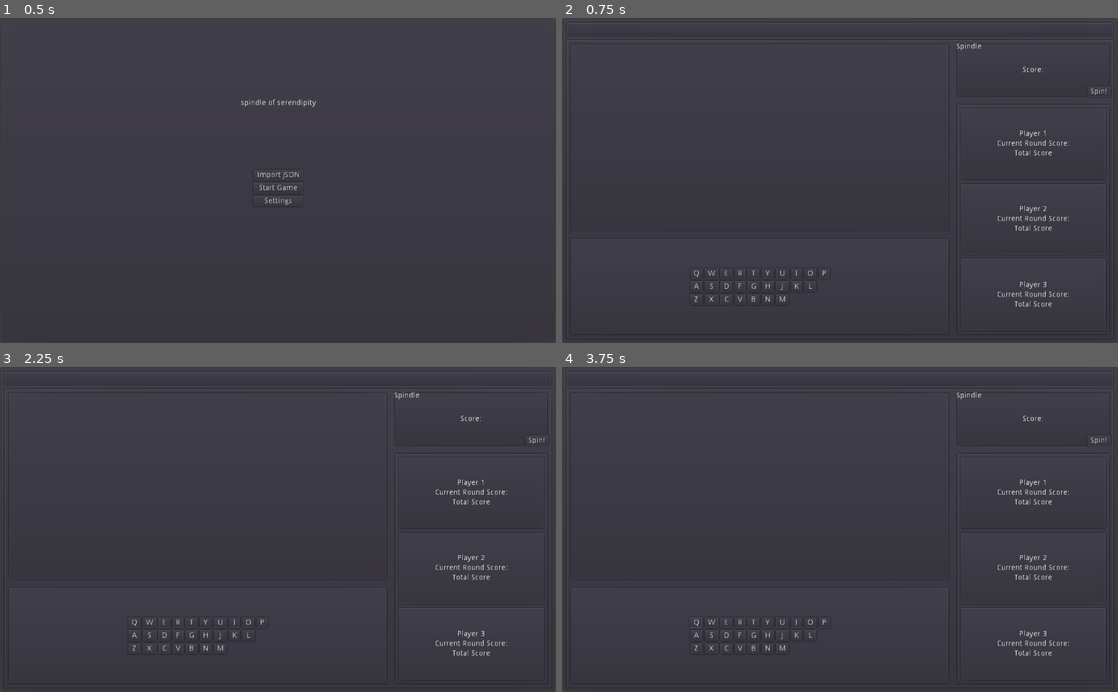
Above: before the commit, frames 1-4 (two rows, left to right).
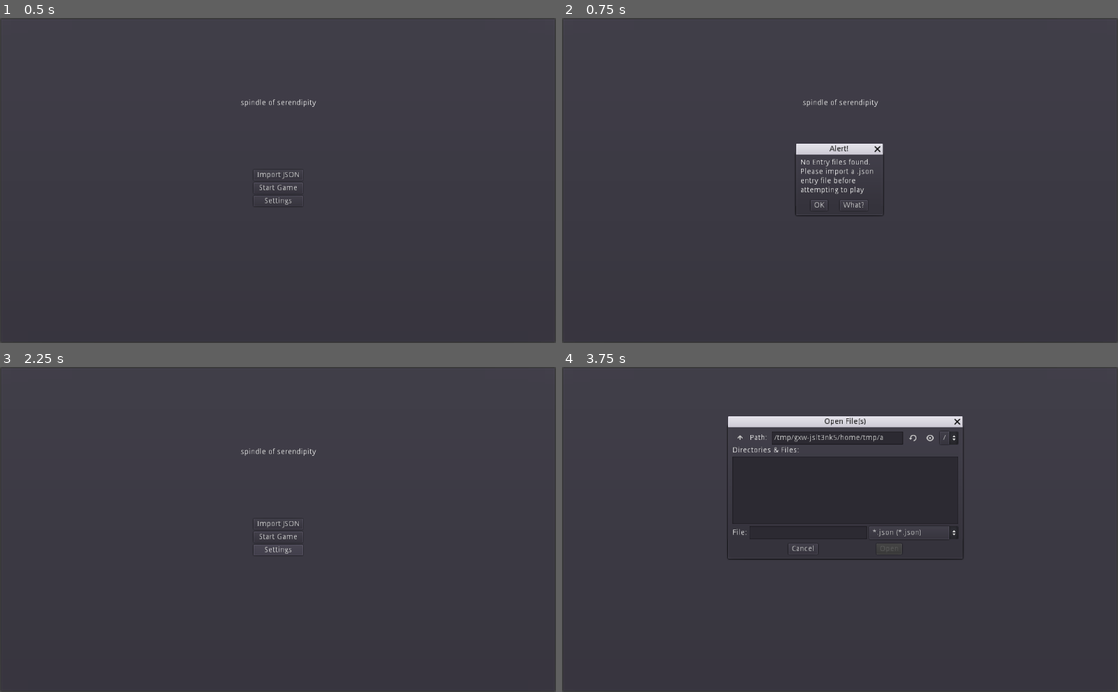
Above: after the commit, the same moments.

Repository: zacryol/spindle-of-serendipity
Game: Godot game, scene res://game/menus/MainMenu.tscn
The game is run twice, just before and just after one commit, with the same random seed, the same clock (stepped at 60 frames per second) and the same inputs.
Inputs (mouse positions are in pixels of both pictures, inside the frame that each line leads up to):
- Up to frame 1 (0.5 s): no input
- Up to frame 2 (0.75 s): click "Start Game" at 0.5 s
- Up to frame 3 (2.25 s): click (278, 536) at 1.25 s, where only the run after the commit has a clickable "Start Game"; click (255, 555) at 2 s, where only the run after the commit has a clickable "OK"
- Up to frame 4 (3.75 s): click (695, 623) at 2.75 s, where only the run before the commit has a clickable "Q"; click (840, 523) at 3.5 s, where only the run after the commit has a clickable "Import JSON"

Frame 1 is identical in both runs. In frame 2, 2.0% of the frame differs, in the area x 23-99%, y 7-89%; in frame 3, 1.2%; in frame 4, 3.4%.
Error before the commit: Division By Zero in operator '%'. (res://system/singletons/EntryManager.gd:20)

Commit message:
Game checks if no entries are found

Diff:
--- a/game/menus/MainMenu.gd
+++ b/game/menus/MainMenu.gd
@@ -1,7 +1,7 @@
 extends Control
 
 func _ready():
-	pass
+	$AcceptDialog.add_button("What?", true, "files")
 
 func _on_ImportButton_pressed():
 	$FileDialog.current_dir = "res://"
@@ -26,8 +26,16 @@
 
 
 func _on_StartButton_pressed():
-	get_tree().change_scene("res://game/GamePanel.tscn")
+	if EntryManager.entries.size() == 0:
+		$AcceptDialog.show()
+	else:
+		get_tree().change_scene("res://game/GamePanel.tscn")
 
 
 func _on_Settings_pressed():
 	get_tree().change_scene("res://game/menus/settings/Settings.tscn")
+
+
+func _on_AcceptDialog_custom_action(action):
+	if action == "files":
+		OS.shell_open("https://gitlab.com/zacryol/spindle-of-serendipity/-/wikis/entries")
--- a/game/menus/MainMenu.tscn
+++ b/game/menus/MainMenu.tscn
@@ -72,7 +72,18 @@
 __meta__ = {
 "_edit_use_anchors_": false
 }
+
+[node name="AcceptDialog" type="AcceptDialog" parent="."]
+visible = true
+margin_left = 430.586
+margin_top = 251.797
+margin_right = 590.586
+margin_bottom = 363.797
+dialog_text = "No Entry files found.
+Please import a .json entry file before attempting to play"
+dialog_autowrap = true
 [connection signal="pressed" from="VBoxContainer/ImportButton" to="." method="_on_ImportButton_pressed"]
 [connection signal="pressed" from="VBoxContainer/StartButton" to="." method="_on_StartButton_pressed"]
 [connection signal="pressed" from="VBoxContainer/Settings" to="." method="_on_Settings_pressed"]
 [connection signal="files_selected" from="FileDialog" to="." method="_on_FileDialog_files_selected"]
+[connection signal="custom_action" from="AcceptDialog" to="." method="_on_AcceptDialog_custom_action"]
